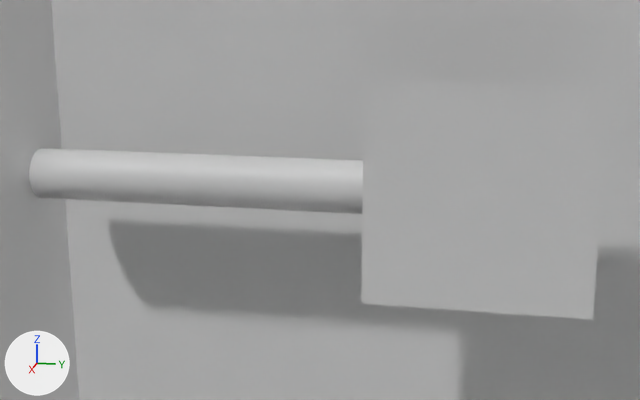
Before and after pictures for a commit that changed the COLLADA model build/assetpacker/assets/gameplay/goodshit.dae.
The view is the same before and after, from a 50 mm camera at (0.971, 0.523, 0.226) aimed at (0.102, 0.349, 0.008). The axes (+X, +Y, +Z) are drawn at lower left. The lights are the same throughout.

Names of what the first picture shows: 'cage', 'house', 'racket', 'shock'.
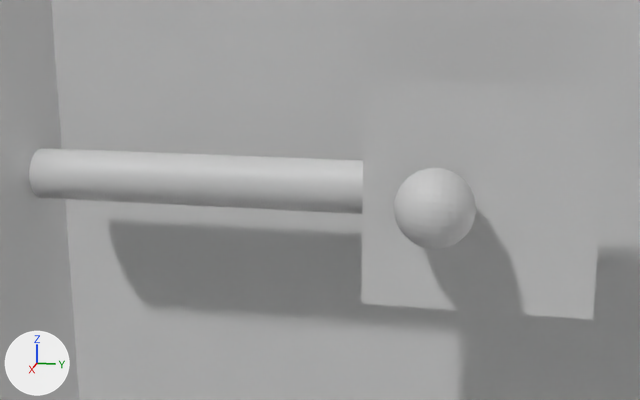
Commit message: added ball object

Edits to the scene script, one JSON object a line:
```json
{"op": "add", "block": "mat_ball", "code": ["mat_ball = principled_material('ball')", "mat_ball.base_color = (0.8, 0.8, 0.8)  # white #e7e7e7"]}
{"op": "add", "block": "me_sphere", "code": ["me_sphere = bpy.data.meshes.new('Sphere')", "me_sphere.from_pydata(...)  # a UV sphere (32 segments, 16 rings, poles along y) spanning x -0.0418..0.0418, y -0.0418..0.0418, z -0.0418..0.0418", "me_sphere.materials.append(mat_ball)  # its picture is missing"]}
{"op": "add", "block": "ob_ball", "code": ["ob_ball = bpy.data.objects.new('ball', me_sphere)", "ob_ball.location = (0.0813, 0.465, 0.0)"]}
```

Boxes (x1, y1, x2, y2) around the edits, measured in the pictures (640 x 400 px):
```json
{"object": "ball", "change": "added", "after": [394, 168, 476, 249]}
```
